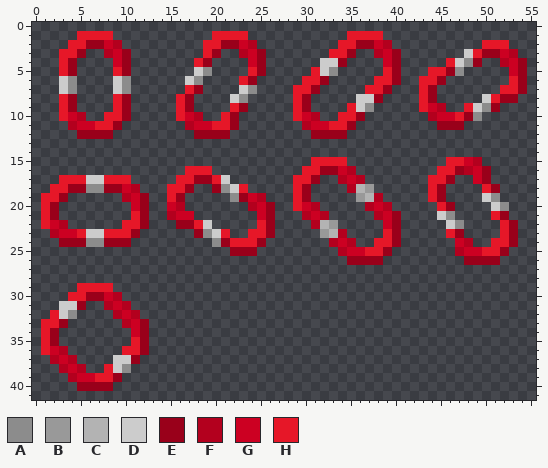
Two versions of one pixel-art sprite, games/ChainBlast2/images/chain_red.png. The picture above is the old version.
The file is 56x42 pixels.
Palette (. is transparent): A #8c8c8c  B #999999  C #b3b3b3  D #cccccc  E #99001a  F #b3001e  G #cc0022  H #e61728
Pixels before, first column x 1:
 1 ....HHHH...........HHHH...........HHHH................
 2 ...HHEEGF.........HHEEGF.........HHEEGF..........HHH..
 3 ..HHE..FGE........HE..FGE.......HHE..FGE.......DHEEGF.
 4 ..HE....GE.......HE....GE......DDE....GE.....HDAE..FGE
 5 ..HE....HE.......DA....HE.....HDA.....HE...HHEA.....GE
 6 ..DA....DA......DA....HE.....HHE.....HHE..HHE.......HE
 7 ..DA....DA......HE....DA....HHE.....HHE...HE.......HHE
 8 ..HE....HE.....HE....DA.....HE.....DDE....HE.....DHEE.
 9 ..HE....HE.....HE....HE.....HE....HDA.....HGF..HDAE...
10 ..HGF..HHE.....HGF..HE......HGF..HHE.......FGGHEA.....
11 ...FGGHHE.......FGGHHE.......FGGHHE.........EEE.......
12 ....EEEE.........EEEE.........EEEE....................
13 ......................................................
14 ......................................................
15 ..............................HHHH...........HHGF.....
16 ................HHH..........HHEEGF.........HHEFGE....
17 ..HHHDDHHH.....HHEEHD.......HHE..FGF.......HHE..GE....
18 .HHEEAAEEGF...HHE..EADH.....HE....FCB......HE....HE...
19 HHE......FGE..HE.....AEGF...HE.....BCF.....HE....DA...
20 HE........GE..GF.......FGE..HGF.....FGF.....HE....DA..
21 HE........HE..FGG.......GE...FGF.....FGE....DA....HE..
22 HGF......HHE...EEHD.....HE....FCB.....GE.....DA....HE.
23 .FGGHDDHHHE......EADH..HHE.....BCF....HE.....HE....HE.
24 ..EEEAAEEE.........AEHHHE.......FGF..HHE......GF..HHE.
25 .....................EEE.........FGGHHE.......FGGHHE..
26 ..................................EEEE.........EEEE...
27 ......................................................
28 ......................................................
29 ....HHHH..............................................
30 ...HHEEGF.............................................
31 ..DDE..FGF............................................
32 .HDA....FGF...........................................
33 HHE......FGE..........................................
34 HE........GE..........................................
35 HE........HE..........................................
36 HGF......HHE..........................................
37 .FGF....DDE...........................................
38 ..FGF..HDA............................................
39 ...FGGHHE.............................................
40 ....EEEE..............................................
And afterwards:
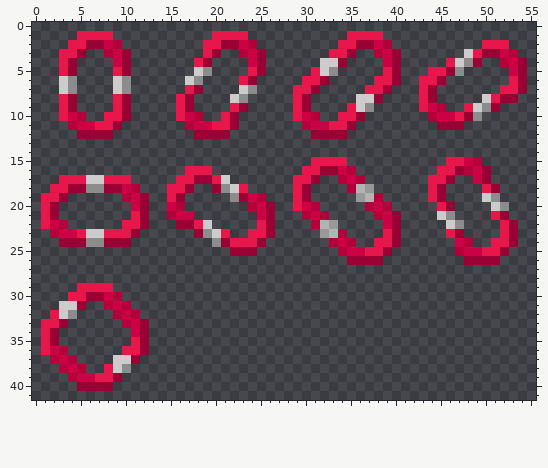
Difference:
colour E: #99001a -> #990033
colour F: #b3001e -> #b3003b
colour G: #cc0022 -> #cc0044
colour H: #e61728 -> #e8174b
Pixel boxes of the changes (left, top, right, bottom) in both pictures:
changed: (41, 31, 527, 391)
